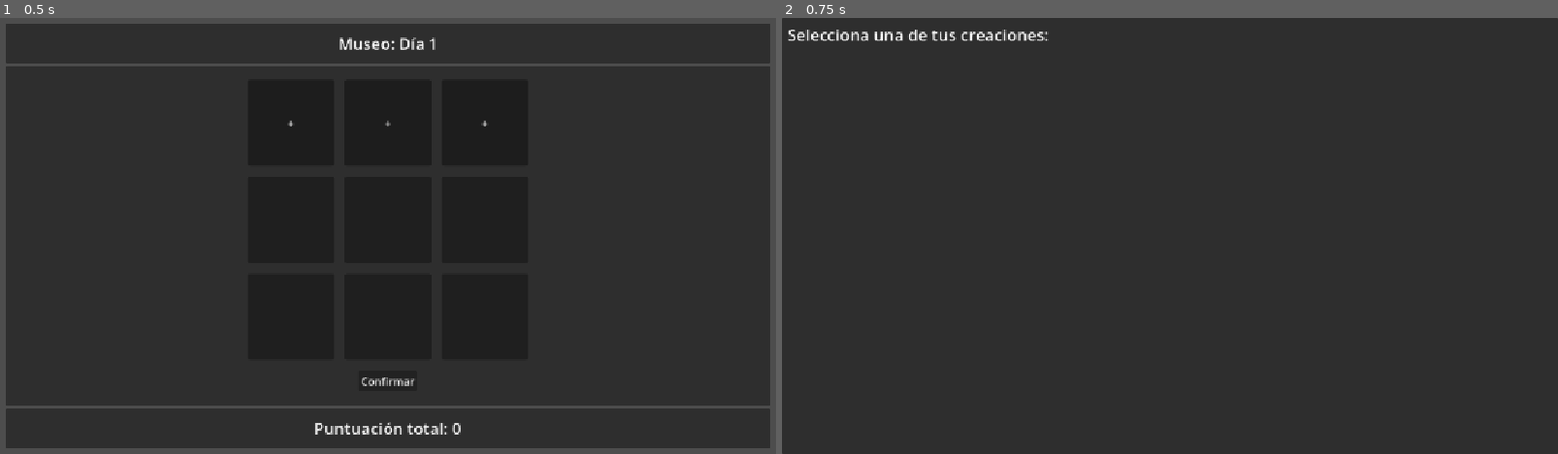
Above: before the commit, frames 1-2 (left to right).
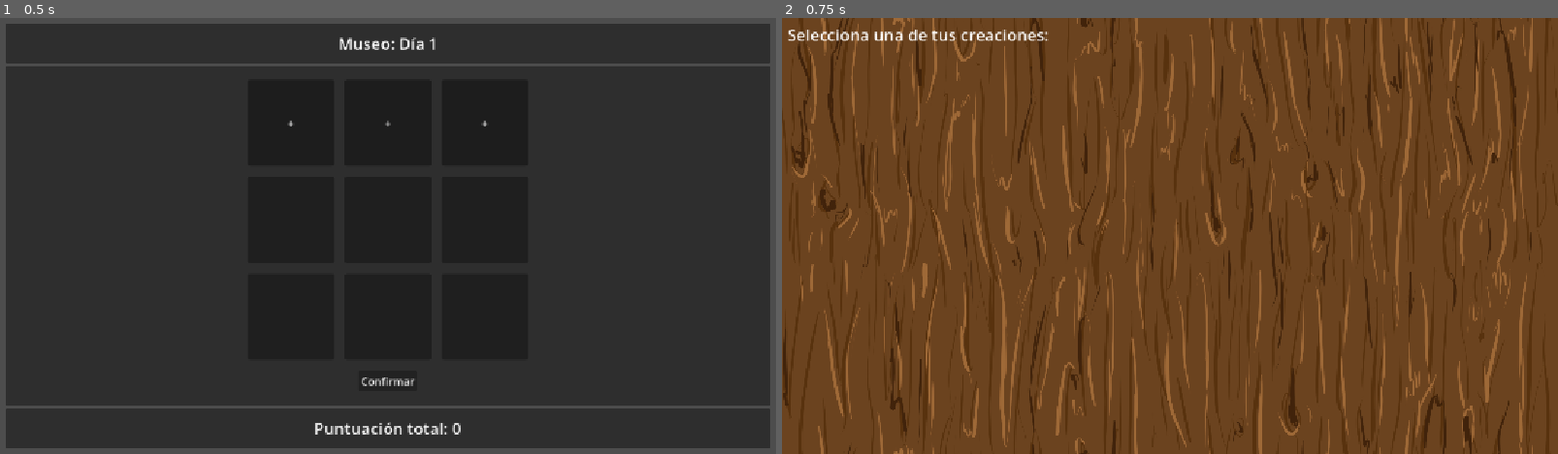
Above: after the commit, the same moments.

Repository: Clovisindo/museo-magico-jam-2
Game: Godot game, scene res://src/scores/score_screen.tscn
Same seed, same stepped clock (60 frames per second), same inputs: the game is played once before the commit and once after it. This scene is started directly instead of the project's main scene.
Inputs:
- Up to frame 1 (0.5 s): no input
- Up to frame 2 (0.75 s): click "+" at 0.5 s

Frame 1 is identical in both runs. In frame 2, 100% of the frame differs, in the area x 0-100%, y 0-100%.

Commit message:
Textura fondo modo exposicion
añadimos la textura de fondo en la escena de exposicion

Diff:
--- a/src/scores/exhibit_selection.tscn
+++ b/src/scores/exhibit_selection.tscn
@@ -1,6 +1,7 @@
 [gd_scene format=3 uid="uid://bg1u2m82rj62p"]
 
 [ext_resource type="Script" uid="uid://wsvq4sidyy2w" path="res://src/scores/exhibit_selection.gd" id="1_2osme"]
+[ext_resource type="Texture2D" uid="uid://2n2xc4nrot5g" path="res://assets/background/Holz Clean.jpg" id="2_knj15"]
 
 [node name="ExhibitSelection" type="PanelContainer" unique_id=967279966]
 anchors_preset = 15
@@ -9,6 +10,11 @@
 grow_horizontal = 2
 grow_vertical = 2
 script = ExtResource("1_2osme")
+
+[node name="TextureRect" type="TextureRect" parent="." unique_id=1142642105]
+layout_mode = 2
+texture = ExtResource("2_knj15")
+expand_mode = 1
 
 [node name="MarginContainer" type="MarginContainer" parent="." unique_id=1080778536]
 layout_mode = 2
--- a/src/scores/score_screen.tscn
+++ b/src/scores/score_screen.tscn
@@ -11,6 +11,11 @@
 grow_horizontal = 2
 grow_vertical = 2
 script = ExtResource("1_hfj2x")
+
+[node name="Background" type="TextureRect" parent="." unique_id=348029009]
+layout_mode = 0
+offset_right = 40.0
+offset_bottom = 40.0
 
 [node name="Main" type="MarginContainer" parent="." unique_id=1642292092]
 unique_name_in_owner = true
Binary file added: assets/background/Holz Clean.jpg
Not shown, added: assets/background/Holz Clean.jpg.import
